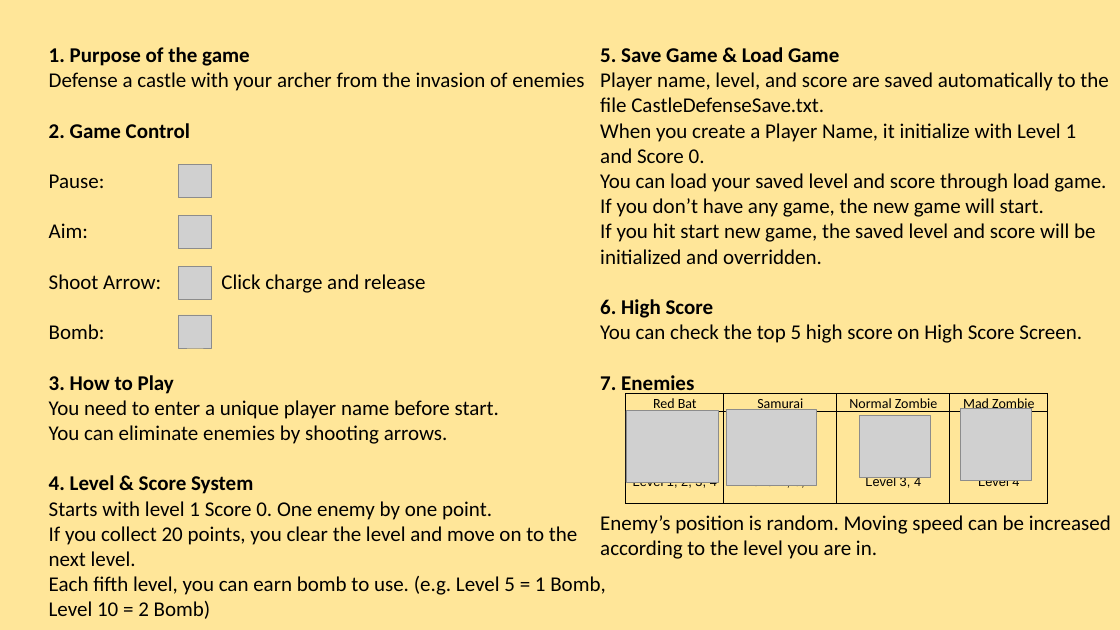
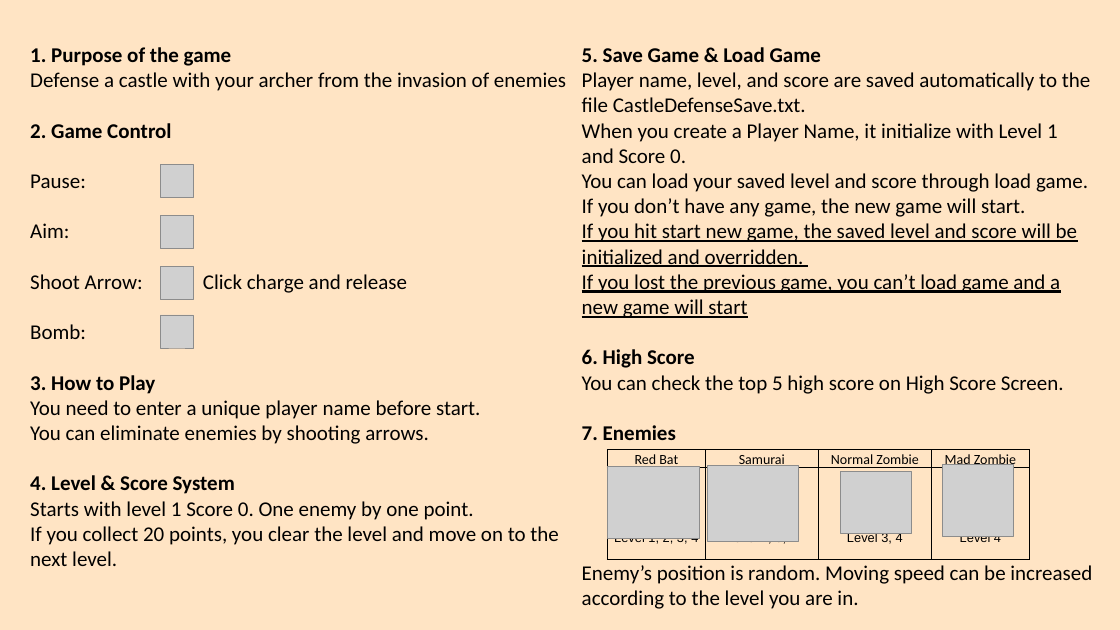
Before and after one commit to junseo-yang/castle-defense, a slide deck: slide 1 of Reference/HelpScene.pptx. Drawn at 1120x630 pixels with LibreOffice and Linux fonts; fonts in the diff are those of the drawing; grey boxes stand for pictures. Boxes give left, top, right and bottom in pixels: in the first picture for what was removed or moved away, otherwise in the second. Text is boxed around its words. In the diff, an @@ line names an element or a change of style, - is before the commit and + after.

```diff
--- a/Reference/HelpScene.pptx
+++ b/Reference/HelpScene.pptx
@@ background #FFE699 to #FFE4C4 @@
@@ text "1. Purpose of the game" moved from (x1=49, y1=47, x2=605, y2=619) to (x1=30, y1=47, x2=566, y2=566) @@
@@ text "5. Save Game & Load ..." moved from (x1=600, y1=47, x2=1111, y2=559) to (x1=582, y1=47, x2=1092, y2=609) @@
@@ text at (x1=582, y1=223, x2=1077, y2=267): underline on in "If you hit start new game, the ..." @@
@@ 4 pictures moved together from (x1=179, y1=165, x2=212, y2=348) to (x1=160, y1=165, x2=193, y2=348) @@
@@ text at (x1=582, y1=274, x2=1060, y2=318): paragraph added @@
+If you lost the previous game, you can’t load game and a new game will start
@@ 4 pictures, 1 table moved together from (x1=626, y1=394, x2=1049, y2=502) to (x1=607, y1=450, x2=1030, y2=559) @@
@@ text at (x1=49, y1=576, x2=605, y2=619): paragraph removed @@
-Each fifth level, you can earn bomb to use. (e.g. Level 5 = 1 Bomb, Level 10 = 2 Bomb)
```
Also in this commit, not shown: 1 other slide changed.
